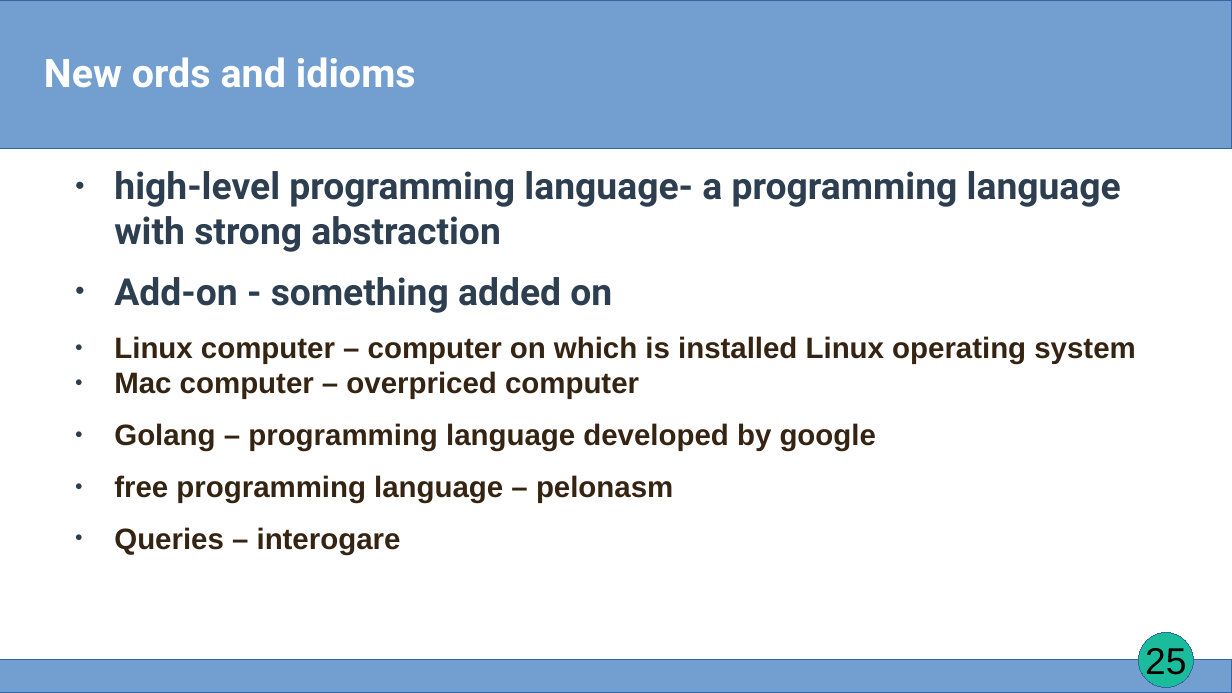
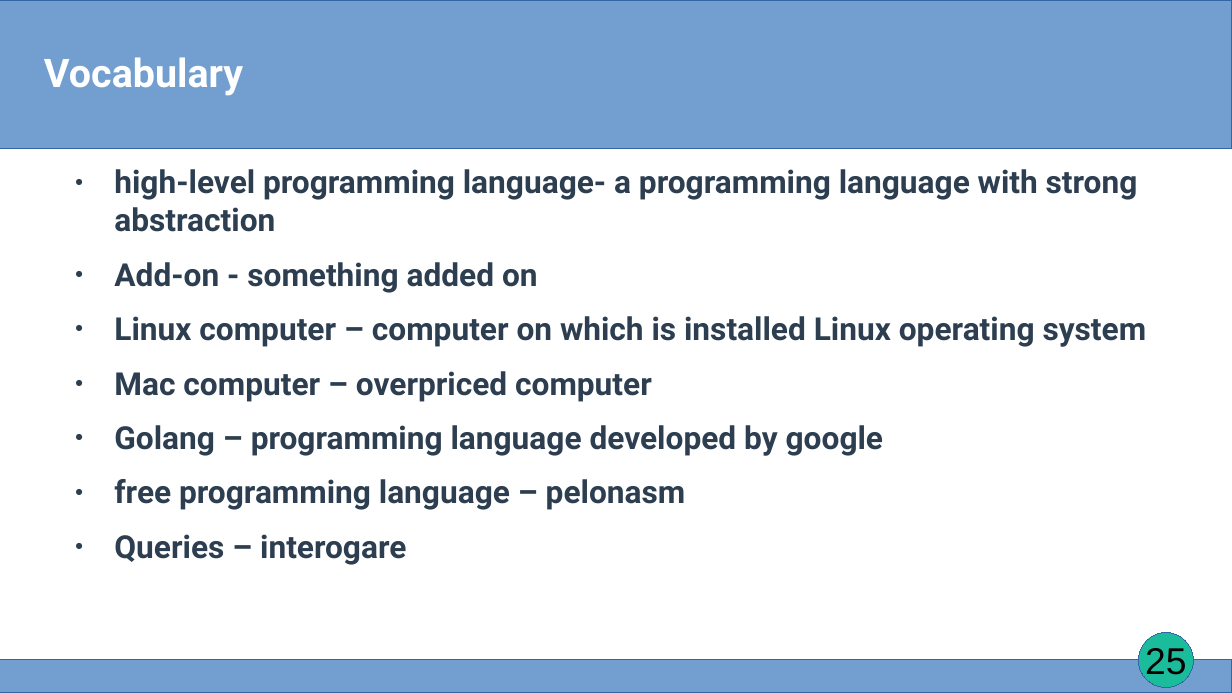
Before and after one commit to Catalinhimself/UTM, a slide deck: slide 25 of eng/top10programminglanguages/IE-Top10ProgLang.odp. Drawn at 1232x693 pixels with LibreOffice and Linux fonts; fonts in the diff are those of the drawing. Boxes give left, top, right and bottom in pixels: in the first picture for what was removed or moved away, otherwise in the second. Text is boxed around its words. In the diff, an @@ line names an element or a change of style, - is before the commit and + after.

```diff
--- a/eng/top10programminglanguages/IE-Top10ProgLang.odp
+++ b/eng/top10programminglanguages/IE-Top10ProgLang.odp
@@ title at (44,57,243,96): text changed @@
-New ords and idioms
+Vocabulary
@@ text "high-level programming language- a programming ..." at (114,169,1147,565): size 24 to 20.4 pt in "high-level programming language- a programming language with ...", "Add-on - something added on"; size 19 to 20.4 pt, font Arial to Roboto, text colour #362413 to #2C3E50 in "Linux computer – computer on which is ...", "Mac computer – overpriced computer", "Golang – programming language developed by google", "free programming language – pelonasm" and 1 more places; more space between paragraphs @@
```
Also in this commit, not shown: 1 other slide changed, 34 other files.
